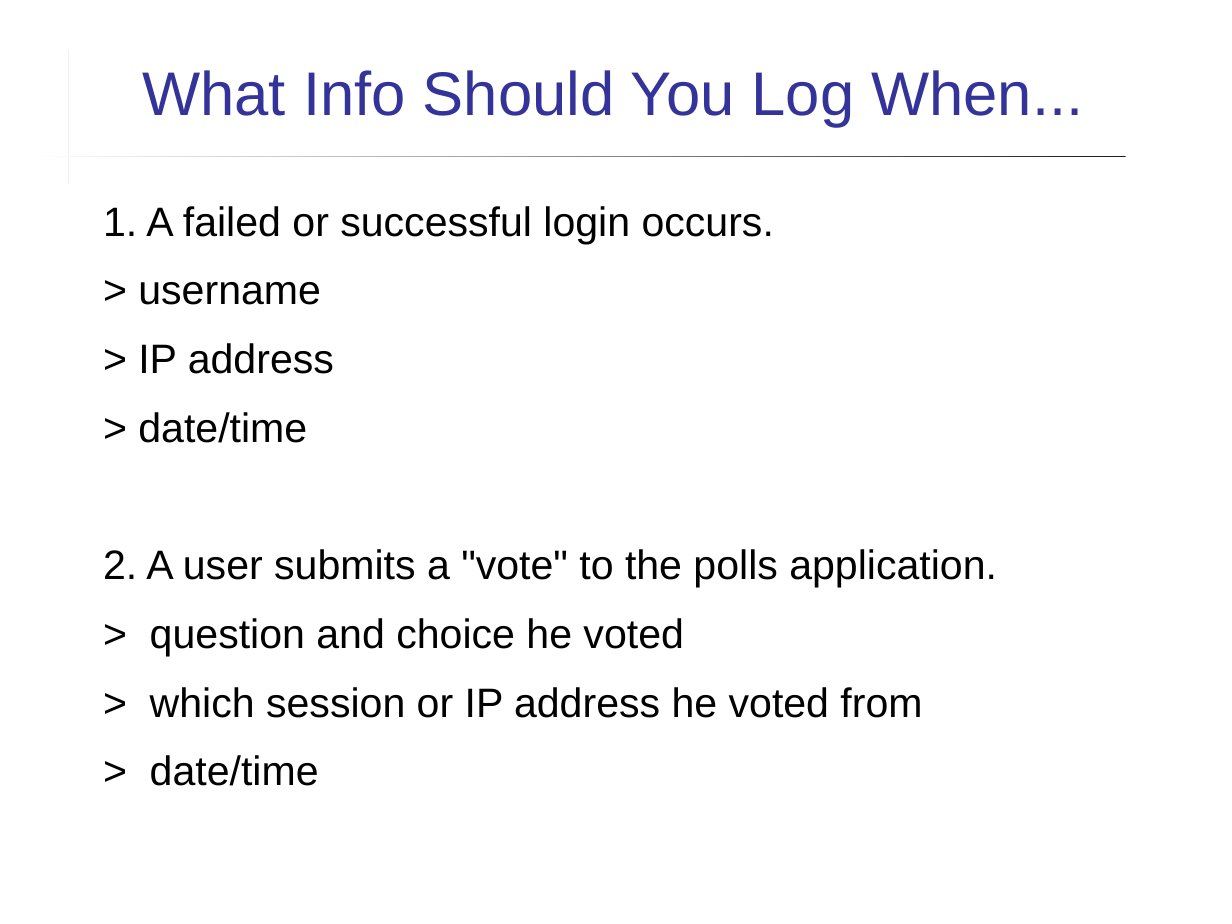
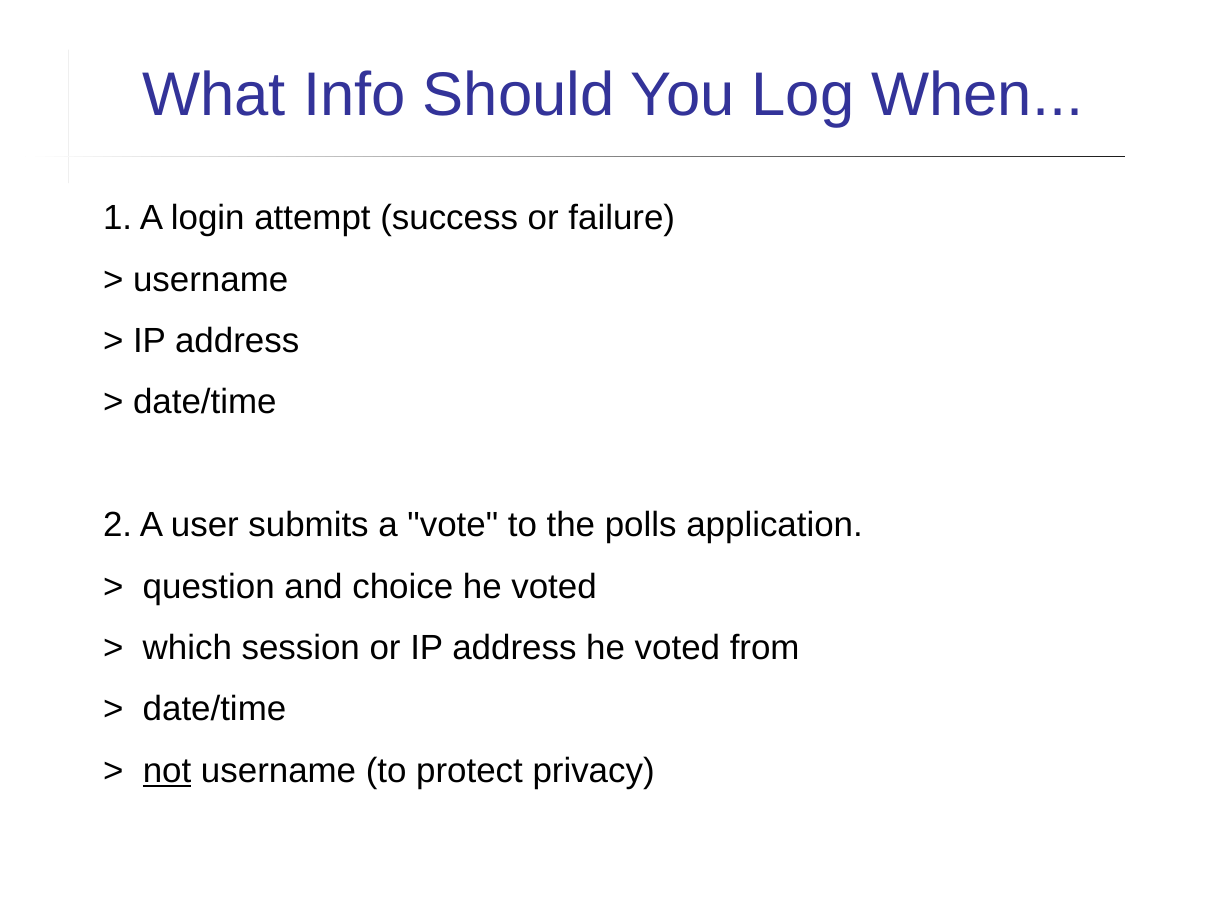
Before and after one commit to cpske/ISP, a slide deck: slide 35 of logging/Logging.ppt (slide 31 before the commit). Drawn at 1232x924 pixels with LibreOffice and Linux fonts; fonts in the diff are those of the drawing. Boxes give left, top, right and bottom in pixels: in the first picture for what was removed or moved away, otherwise in the second. Text is boxed around its words. In the diff, an @@ line names an element or a change of style, - is before the commit and + after.

```diff
--- a/logging/Logging.ppt
+++ b/logging/Logging.ppt
@@ text at [103,203,675,236]: text changed; size 24 to 20.4 pt @@
-1. A failed or successful login occurs.
+1. A login attempt (success or failure)
@@ text at [103,272,863,721]: size 24 to 20.4 pt in "> username", "> IP address", "> date/time", "2. A user submits a "vote" to ..." and 3 more places @@
@@ text at [143,756,655,788]: paragraph added @@
+> not username (to protect privacy)
```
Also in this commit, not shown: 10 other slides changed, 4 slides added, 13 other files.
